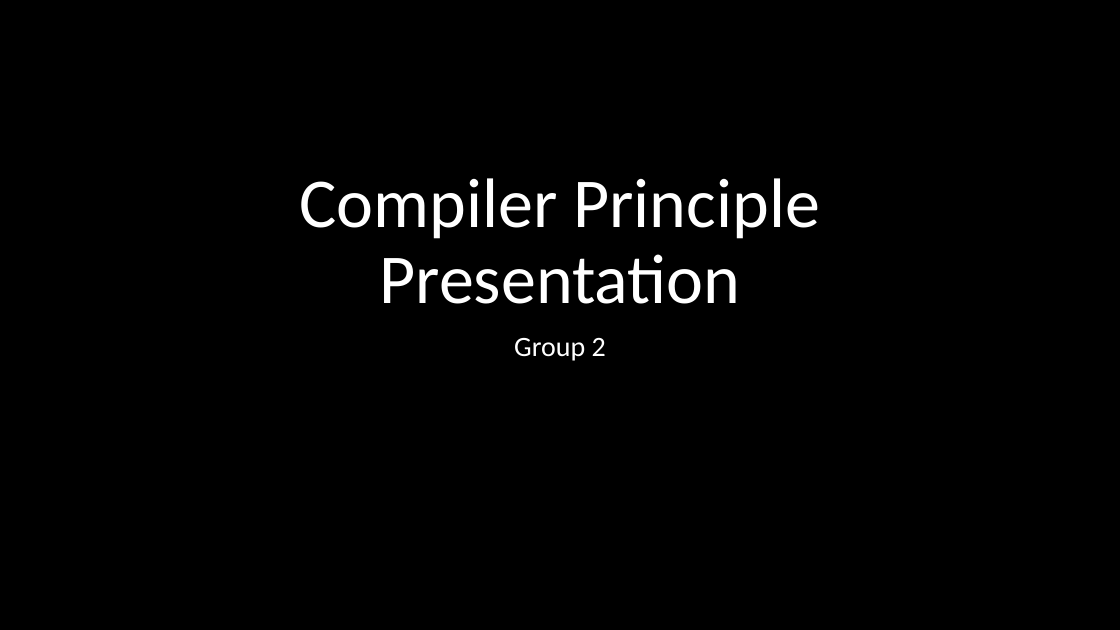
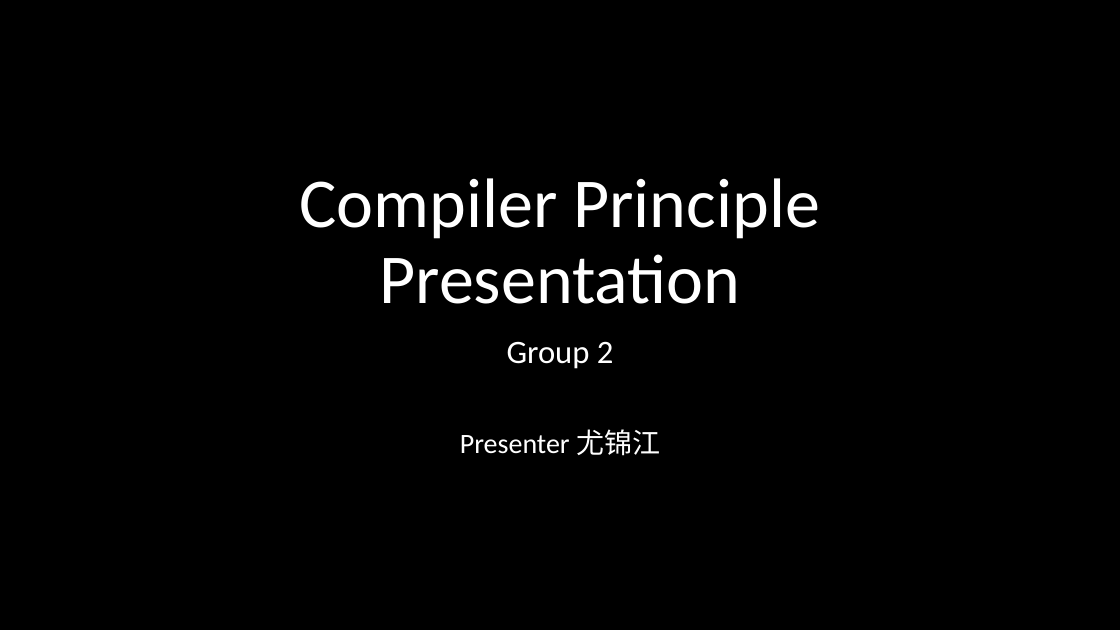
Before and after one commit to YJJfish/C-Compiler, a slide deck: slide 1 of doc/Presentation.pptx. Drawn at 1120x630 pixels with LibreOffice and Linux fonts; fonts in the diff are those of the drawing. Boxes give left, top, right and bottom in pixels: in the first picture for what was removed or moved away, otherwise in the second. Text is boxed around its words. In the diff, an @@ line names an element or a change of style, - is before the commit and + after.

Commit message:
Update Presentation ppt

```diff
--- a/doc/Presentation.pptx
+++ b/doc/Presentation.pptx
@@ subtitle at (x1=507, y1=341, x2=614, y2=369): size 24 to 28 pt in "Group 2"; line spacing 0.8 to 0.9 @@
@@ subtitle at (x1=460, y1=429, x2=660, y2=456): paragraph added @@
+Presenter 尤锦江
```
